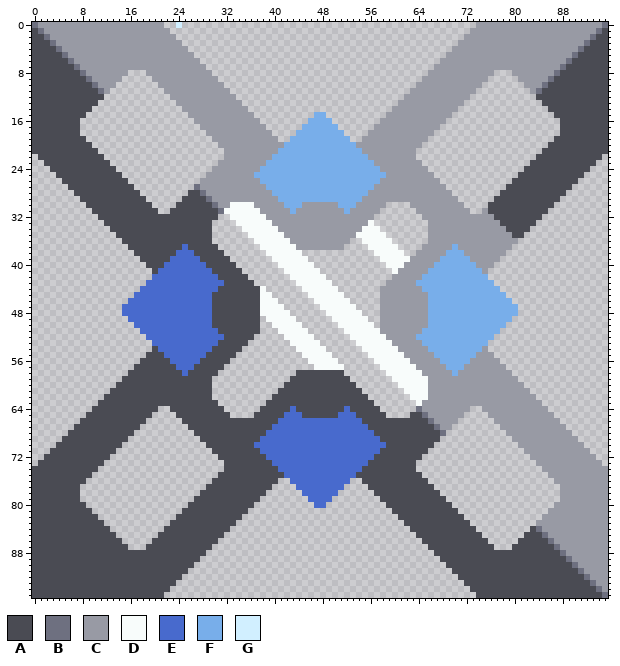
A sprite sheet gets an edit: sprites/blocks/units/vertex-factory-top.png. Above: the version before the commit.
The file is 96x96 pixels.
Palette (. is transparent): A #4a4b53  B #6e7080  C #989aa4  D #f8fcfb  E #486acd  F #78aeea  G #d1efff
The same view after the edit:
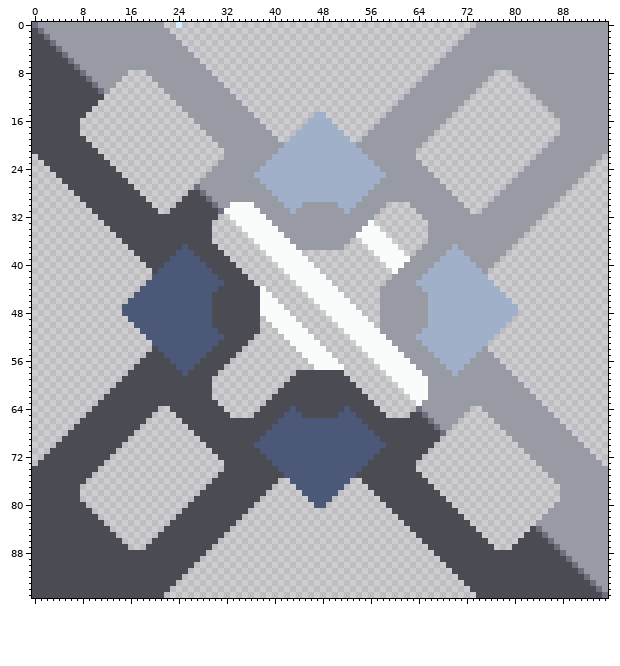
From old to new:
colour E: #486acd -> #4c5878
colour F: #78aeea -> #a0b0c8
Changed rows in their new state; - is a pixel that keeps its letter.
first column x 76:
 0 -------------------C
 1 ------------------CC
 2 -----------------CCC
 3 ----------------CCCC
 4 ---------------CCCCC
 5 --------------CCCCCC
 6 -------------CCCCCCC
 7 ------------CCCCCCCC
 8 -----------CCCCCCCCC
 9 ----------CCCCCCCCCC
10 ---------CCCCCCCCCCC
11 --------CCCCCCCCCCCC
12 --------CCCCCCCCCCCC
13 ---------CCCCCCCCCCC
14 ----------CCCCCCCCCC
15 -----------CCCCCCCCC
16 ------------CCCCCCCC
17 ------------CCCCCCCC
18 ------------CCCCCCCC
19 -----------CCCCCCCCC
20 ----------CCCCCCCCCC
21 ---------CCCCCCCCCCC
22 --------CCCCCCCCCCC-
23 -------CCCCCCCCCCC--
24 ------CCCCCCCCCCC---
25 -----CCCCCCCCCCC----
26 ----CCCCCCCCCCC-----
27 ---CCCCCCCCCCC------
28 --CCCCCCCCCCC-------
29 -CCCCCCCCCCC--------
30 CCCCCCCCCCC---------
31 CCCCCCCCCC----------
32 -CCCCCCCC-----------
33 --CCCCCC------------
34 ---CCCC-------------
35 ----CC--------------
Changed places in both pictures, as pixel boxes (x1, y1, x2, y2):
changed: (488, 22, 608, 238)
changed: (254, 112, 386, 214)
changed: (122, 244, 224, 376)
changed: (416, 244, 518, 376)
changed: (254, 406, 386, 508)
